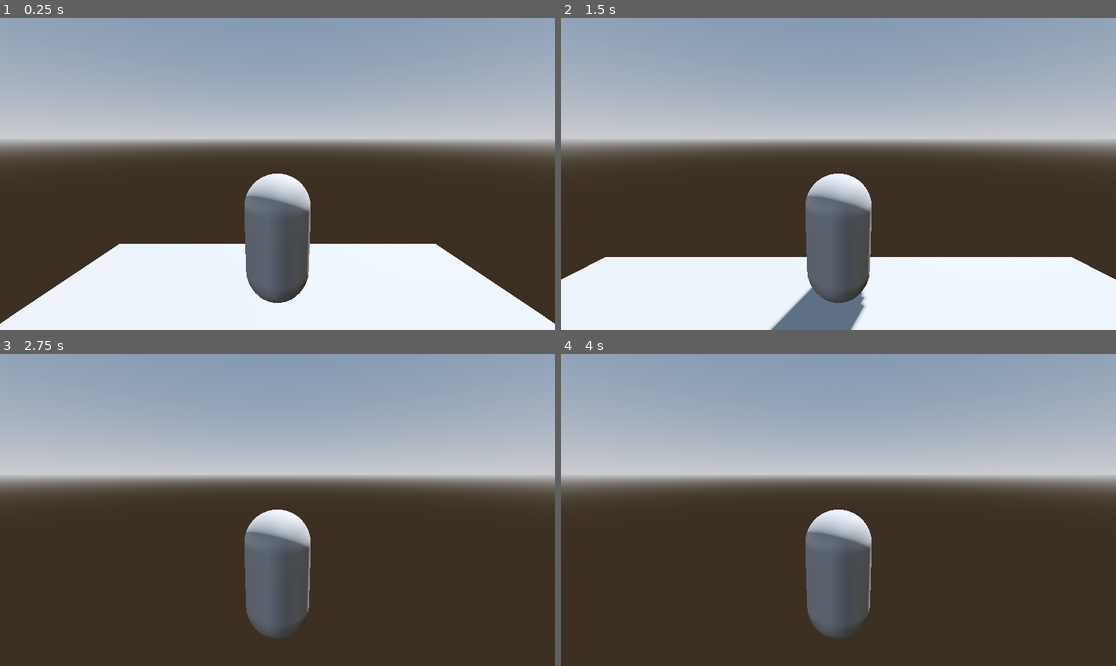
Above: before the commit, frames 1-4 (two rows, left to right).
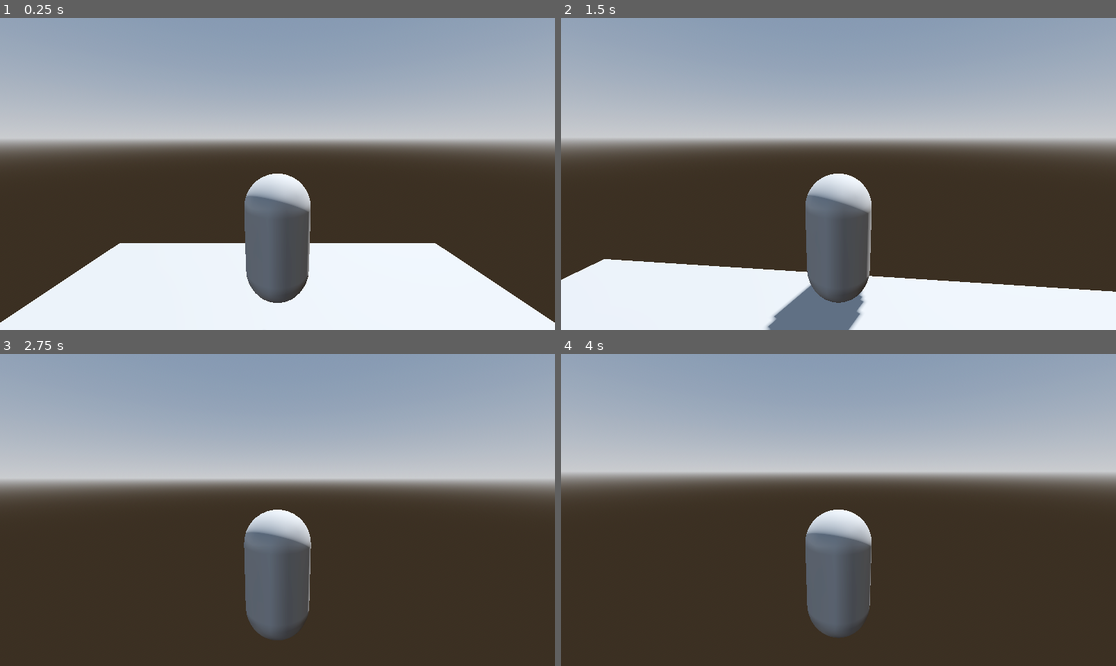
Above: after the commit, the same moments.

Repository: hellenilda/fragments-of-fate
Game: Godot game, scene res://Level.tscn
Two runs of this game, one before a commit and one after it. Both use one fixed random seed, a clock stepped at 60 frames per second and the inputs below. Before the commit the project has no main scene; this scene is started directly in both runs.
Inputs (mouse positions are in pixels of both pictures, inside the frame that each line leads up to):
- Up to frame 1 (0.25 s): no input
- Up to frame 2 (1.5 s): move the mouse to (866, 174) at 0.52 s; hold W (mover_frente) from 0.53 s (still down); move the mouse to (810, 174) at 1.27 s
- Up to frame 3 (2.75 s): keep holding W (mover_frente); move the mouse to (288, 503) at 2.02 s
- Up to frame 4 (4 s): keep holding W (mover_frente); tap Enter at 2.75 s; move the mouse to (832, 516) at 2.77 s; tap Space at 3.5 s; move the mouse to (877, 513) at 3.52 s

The runs differ from the first frame. In frame 1, 0.2% of the frame differs, in the area x 0-100%, y 72-98%; in frame 2, 4.9%, in the area x 0-100%, y 50-100%; in frame 3, 3.8%; in frame 4, 2.5%.

Commit message:
:sparkles: feat: movimentando a câmera com base no mouse

Diff:
--- a/Level.tscn
+++ b/Level.tscn
@@ -40,4 +40,4 @@
 
 [node name="Player" parent="." instance=ExtResource("1_bexhn")]
 transform = Transform3D(1, 0, 0, 0, 1, 0, 0, 0, 1, 0, 2, -2)
-linear_damp = 3.0
+linear_damp = 2.0
--- a/Player.gd
+++ b/Player.gd
@@ -1,5 +1,10 @@
 extends RigidBody3D
 
+var mouse_sensivity := 0.001
+var twist_input := 0.0
+var pitch_input := 0.0
+
+# Chamada toda vez que o player entra na cena
 func _ready() -> void:
 	Input.set_mouse_mode(Input.MOUSE_MODE_CAPTURED)
 
@@ -14,3 +19,19 @@
 
 	if Input.is_action_just_pressed("ui_cancel"):
 		Input.set_mouse_mode(Input.MOUSE_MODE_VISIBLE)
+
+	$TwistPivot.rotate_y(twist_input)
+	$TwistPivot/PitchPivot.rotate_x(pitch_input)
+	$TwistPivot/PitchPivot.rotation.x = clamp(
+		$TwistPivot/PitchPivot.rotation.x,
+		-0.5,
+		0.5
+	)
+	twist_input = 0.0
+	pitch_input = 0.0
+
+func _unhandled_input(event: InputEvent) -> void:
+	if event is InputEventMouseMotion:
+		if Input.get_mouse_mode() == Input.MOUSE_MODE_CAPTURED:
+			twist_input = - event.relative.x * mouse_sensivity
+			pitch_input = - event.relative.y * mouse_sensivity
--- a/player.tscn
+++ b/player.tscn
@@ -17,11 +17,11 @@
 [node name="CollisionShape3D" type="CollisionShape3D" parent="."]
 shape = SubResource("ConvexPolygonShape3D_i3pqv")
 
-[node name="PivotTorcao" type="Node3D" parent="."]
+[node name="TwistPivot" type="Node3D" parent="."]
 transform = Transform3D(1, 0, 0, 0, 1, 0, 0, 0, 1, 0, 1, 0)
 
-[node name="PivotArremesso" type="Node3D" parent="PivotTorcao"]
+[node name="PitchPivot" type="Node3D" parent="TwistPivot"]
 transform = Transform3D(1, 0, 0, 0, 0.984808, 0.173648, 0, -0.173648, 0.984808, 0, 0, 0)
 
-[node name="Camera3D" type="Camera3D" parent="PivotTorcao/PivotArremesso"]
+[node name="Camera3D" type="Camera3D" parent="TwistPivot/PitchPivot"]
 transform = Transform3D(1, 0, 0, 0, 1, 0, 0, 0, 1, 0, 0, 3)
--- a/project.godot
+++ b/project.godot
@@ -11,6 +11,7 @@
 [application]
 
 config/name="Fragments of Fate_v1"
+run/main_scene="uid://dpjafslj5fxdu"
 config/features=PackedStringArray("4.4", "Forward Plus")
 config/icon="res://icon.svg"
 
